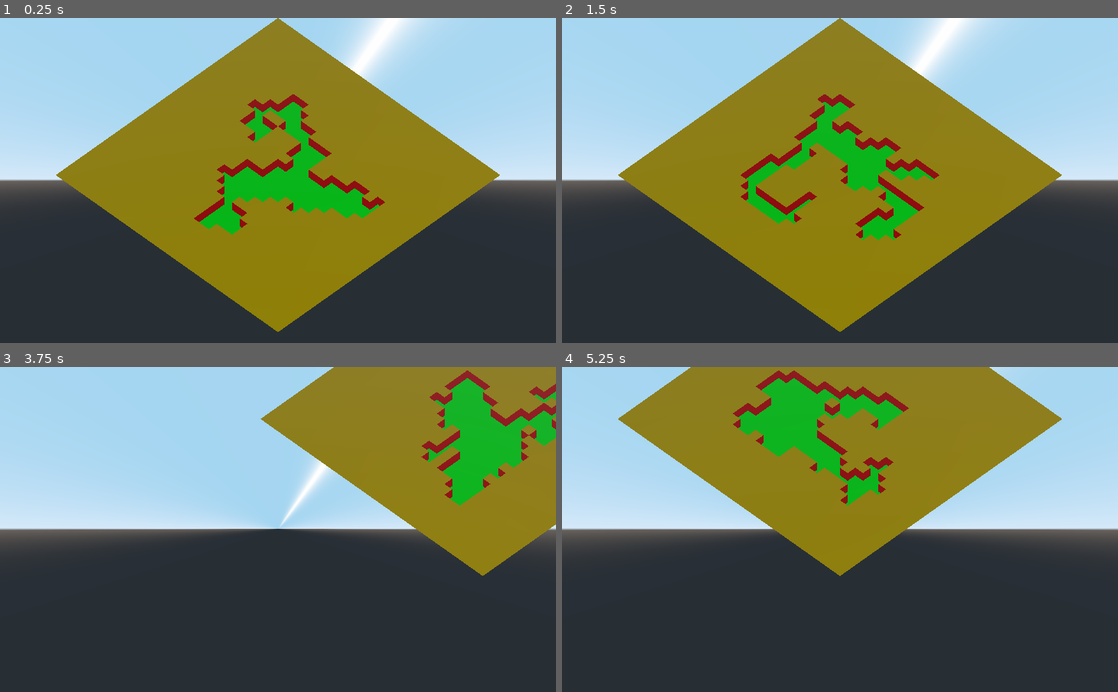
Above: before the commit, frames 1-4 (two rows, left to right).
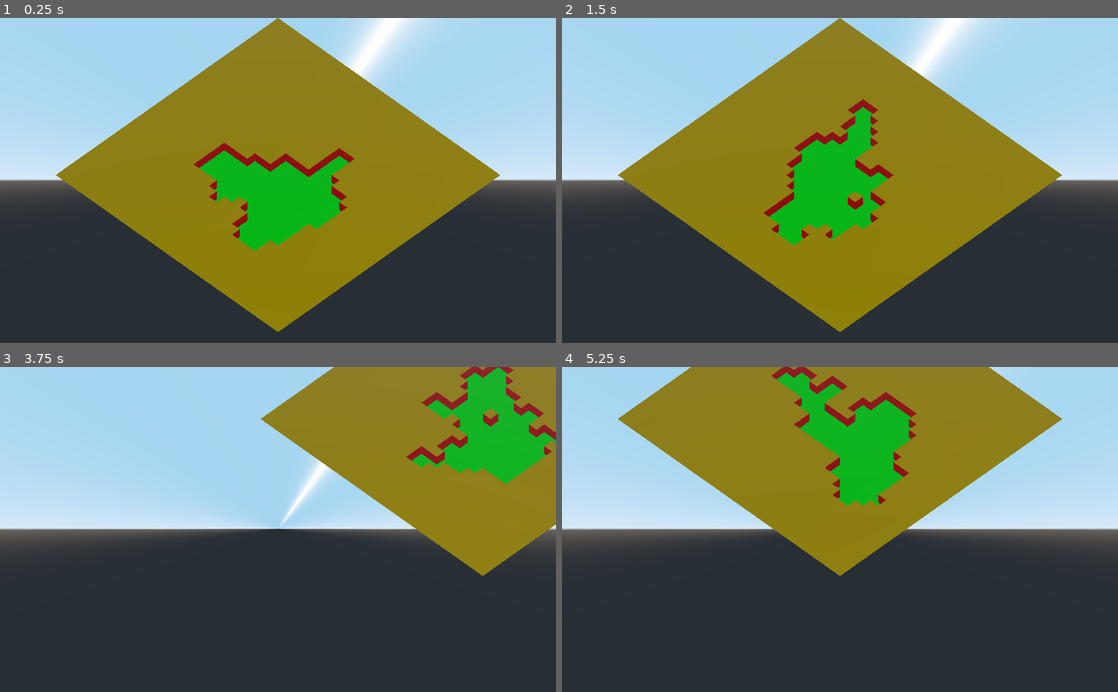
Above: after the commit, the same moments.

Repository: magnanix-dev/GoGodotGameJam3
Game: Godot game, scene res://assets/scenes/world/Generator.tscn
Same seed, same stepped clock (60 frames per second), same inputs: the game is played once before the commit and once after it.
Inputs (mouse positions are in pixels of both pictures, inside the frame that each line leads up to):
- Up to frame 1 (0.25 s): no input
- Up to frame 2 (1.5 s): tap Enter (ui_accept) at 0.5, 0.77, 1.25 s; move the mouse to (962, 164) at 0.52 s; hold D 0.53-1.25 s; tap Q at 0.6 s; click (962, 164) at 0.67 s; drag from (728, 196) to (812, 245) at 1.27 s
- Up to frame 3 (3.75 s): tap Enter (ui_accept) at 2, 3.5 s; move the mouse to (333, 458) at 2.02 s; hold D 2.03-2.75 s; tap Q at 2.1, 3.6 s; drag from (250, 594) to (111, 480) at 2.77 s; move the mouse to (444, 578) at 3.52 s; hold A from 3.53 s (still down)
- Up to frame 4 (5.25 s): tap Enter (ui_accept) at 3.77, 4.25, 5 s; release A at 4.25 s; drag from (673, 480) to (756, 448) at 4.27 s; move the mouse to (867, 529) at 5.02 s; hold S from 5.03 s (still down); tap Q at 5.1 s; click (867, 529) at 5.17 s

The runs differ from the first frame. In frame 1, 5.8% of the frame differs, in the area x 34-70%, y 23-72%; in frame 2, 7.3%, in the area x 32-68%, y 23-70%; in frame 3, 3.9%; in frame 4, 6.1%.

Commit message:
Adjustment to the walker/generator; provide the ability to deploy 2x2 and 3x3 rooms based on % chance. Also made walkers drop a 2x2 room on their removal, or when cleaning the walkers list (when floor tile limit reached).

Diff:
--- a/assets/scripts/world/Generator.gd
+++ b/assets/scripts/world/Generator.gd
@@ -11,7 +11,7 @@
 export var walkers_create_chance = 0.02
 export var walkers_delete_chance = 0.01
 export var walkers_distance = 5
-export var walkers_2x_chance = 0.5
+export var walkers_2x_chance = 0.25
 export var walkers_3x_chance = 0.0
 
 export var ground_material : SpatialMaterial
@@ -58,6 +58,10 @@
 			var p = w.step()
 			if p:
 				grid[p.x][p.y] = tile.ground
+				if randf() <= walkers_2x_chance:
+					make_2x_room(w)
+				if randf() <= walkers_3x_chance:
+					make_3x_room(w)
 				if randf() <= walkers_create_chance and walkers.size() < walkers_maximum:
 					walkers.append(Walker.new(p, Vector2(1, size.x-2), Vector2(1, size.y-2), walkers_distance))
 				if randf() <= walkers_delete_chance:
@@ -67,12 +71,14 @@
 		if removal.size():
 			for w in removal:
 				walkers.erase(w)
+				make_2x_room(w)
 				w.queue_free()
 			removal.clear()
 		if count_ground() >= ground_maximum or walkers.size() <= 0:
 			generate = false
 	if not generate and walkers.size():
 		for w in walkers:
+			make_2x_room(w)
 			w.queue_free()
 		walkers.clear()
 	print("Iterations: ", iterations)
@@ -98,6 +104,33 @@
 				regrid[xdiff+x][ydiff+y] = grid[x][y]
 	grid = regrid
 	yield(get_tree(), "idle_frame")
+
+func make_2x_room(w):
+	if not w.out_of_bounds(Vector2(w.pos.x-1, w.pos.y-1)):
+		grid[w.pos.x-1][w.pos.y-1] = tile.ground
+	if not w.out_of_bounds(Vector2(w.pos.x, w.pos.y-1)):
+		grid[w.pos.x][w.pos.y-1] = tile.ground
+	if not w.out_of_bounds(Vector2(w.pos.x-1, w.pos.y)):
+		grid[w.pos.x-1][w.pos.y] = tile.ground
+
+func make_3x_room(w):
+	if not w.out_of_bounds(Vector2(w.pos.x-1, w.pos.y-1)):
+		grid[w.pos.x-1][w.pos.y-1] = tile.ground
+	if not w.out_of_bounds(Vector2(w.pos.x, w.pos.y-1)):
+		grid[w.pos.x][w.pos.y-1] = tile.ground
+	if not w.out_of_bounds(Vector2(w.pos.x+1, w.pos.y-1)):
+		grid[w.pos.x+1][w.pos.y-1] = tile.ground
+	if not w.out_of_bounds(Vector2(w.pos.x-1, w.pos.y)):
+		grid[w.pos.x-1][w.pos.y] = tile.ground
+	if not w.out_of_bounds(Vector2(w.pos.x+1, w.pos.y)):
+		grid[w.pos.x+1][w.pos.y] = tile.ground
+	if not w.out_of_bounds(Vector2(w.pos.x-1, w.pos.y+1)):
+		grid[w.pos.x-1][w.pos.y+1] = tile.ground
+	if not w.out_of_bounds(Vector2(w.pos.x, w.pos.y+1)):
+		grid[w.pos.x][w.pos.y+1] = tile.ground
+	if not w.out_of_bounds(Vector2(w.pos.x+1, w.pos.y+1)):
+		grid[w.pos.x+1][w.pos.y+1] = tile.ground
+
 
 func build_map():
 	var ground_verts = PoolVector3Array()
